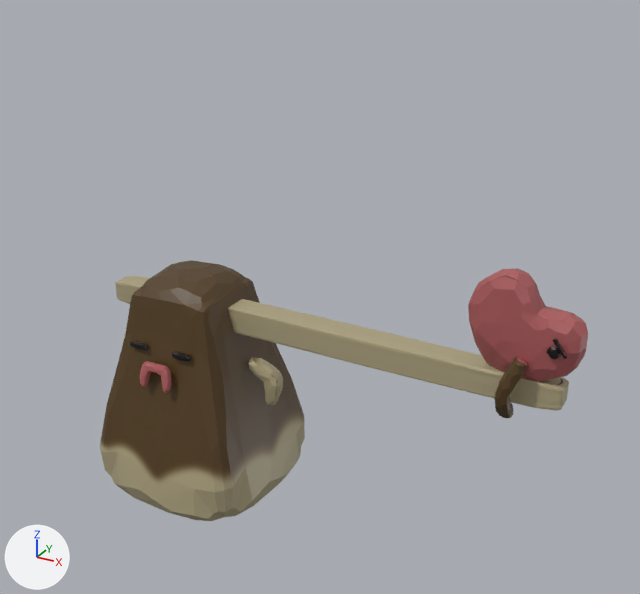
The OBJ model Resources/3d/Pestle/Pestle.obj: old version first, new version second.
Camera for both pictures: a 50 mm lens placed at (1.71, -6.14, 4.61), pointed at (-1.67, 0.0, 1.54). The lights are fixed; the arrows at lower left show +X, +Y and +Z. Where no turn or scale is listed for an object, it has been applied to the vertices.
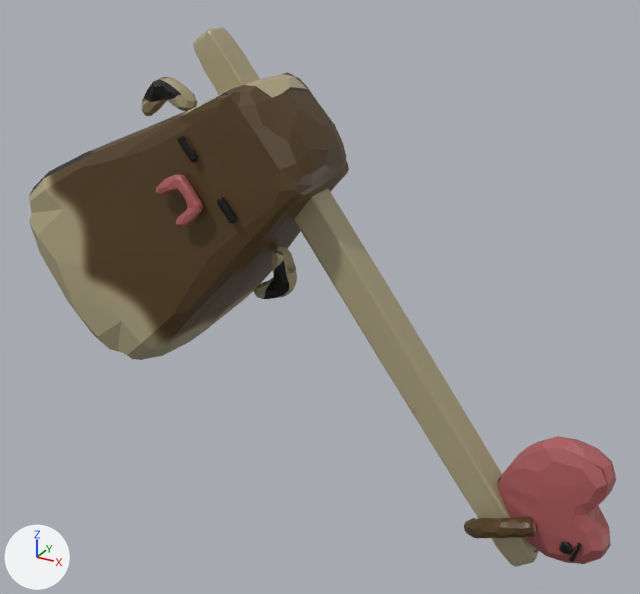
Diff of the bpy script that builds the scene:
```diff
--- a/Resources/3d/Pestle/Pestle.obj.py
+++ b/Resources/3d/Pestle/Pestle.obj.py
@@ me_cube @@
 # used by ob_cube; location = (0.0, 0.0, 0.0)
-me_cube.from_pydata(...)  # 1959 vertices, 1920 faces; spans x -3.9..0.61, y -0.87..0.81, z -0.74..2.13
+me_cube.from_pydata(...)  # 1959 vertices, 1920 faces; spans x -4.3..0.99, y -1.0..0.96, z -0.52..3.71
+# me_cube part 1: the loose piece of 326 vertices spanning x -3.8..-2.12, y -0.87..0.81, z -0.74..1.55 is turned 53.2 degrees about the y axis through its middle and scaled by 1.17, then moved by (0.17, 0.01, 1.83)
+# me_cube part 2: the loose piece of 326 vertices spanning x -3.9..0.49, y -0.13..0.12, z 1.05..1.3 is turned 53.2 degrees about the y axis through its middle and scaled by 1.17, then moved by (0.52, 0.01, 0.42)
+# me_cube part 3: the loose piece of 134 vertices spanning x -3.16..-2.83, y -0.72..-0.61, z 0.6..0.85 is turned 53.2 degrees about the y axis through its middle and scaled by 1.17, then moved by (0.48, -0.1, 1.77)
+# me_cube part 4: the loose piece of 158 vertices spanning x 0.0..0.23, y -0.31..-0.09, z 0.94..1.5 is turned 53.2 degrees about the y axis through its middle and scaled by 1.17, then moved by (0.01, -0.02, -1.3)
+# me_cube part 5: the loose piece of 38 vertices spanning x 0.35..0.45, y -0.2..-0.16, z 1.54..1.64 is turned 53.2 degrees about the y axis through its middle and scaled by 1.17, then moved by (0.28, -0.02, -1.68)
+# me_cube part 6: the loose piece of 86 vertices spanning x 0.39..0.51, y -0.19..-0.17, z 1.57..1.71 is turned 53.2 degrees about the y axis through its middle and scaled by 1.17, then moved by (0.31, -0.02, -1.73)
+# me_cube part 7: a new loose piece of 230 vertices spanning x 0.03..0.99, y -0.19..0.15, z -0.33..0.8, in mat_material (picture img_pestle_png)
+# me_cube part 8: a new loose piece of 86 vertices spanning x -2.58..-2.41, y -0.68..-0.61, z 2.78..2.98, in mat_material (picture img_pestle_png)
+# me_cube part 9: a new loose piece of 86 vertices spanning x -2.23..-2.06, y -0.68..-0.61, z 2.33..2.53, in mat_material (picture img_pestle_png)
+# me_cube part 10: a new loose piece of 86 vertices spanning x -3.45..-2.88, y -0.1..0.09, z 2.92..3.28, in mat_material (picture img_pestle_png)
+# me_cube part 11: a new loose piece of 86 vertices spanning x -2.31..-1.9, y -0.13..0.06, z 1.43..1.95, in mat_material (picture img_pestle_png)
+# me_cube part 12: 6 loose pieces with 732 vertices, spanning x -3.9..0.61, y -0.59..0.3, z 0.33..2.13, are deleted
 me_cube.materials.append(mat_material)
```

Location of each change, [x1, y1, x2, y2] in pixels of the pictures (640 x 594 px; the box of a moved part takes in the faces that stretch with it):
'Cube', reshaped (20% wider, 106% taller)
    before: [100, 260, 588, 521]
    after: [29, 27, 616, 567]
part 1 of me_cube, moved or reshaped
    before: [100, 260, 305, 521]
    after: [29, 72, 349, 360]
part 2 of me_cube, moved or reshaped
    before: [115, 276, 569, 410]
    after: [193, 27, 539, 567]
part 3 of me_cube, moved or reshaped
    before: [140, 361, 171, 393]
    after: [156, 175, 203, 227]
part 4 of me_cube, moved or reshaped
    before: [494, 357, 528, 418]
    after: [464, 517, 536, 538]
part 5 of me_cube, moved or reshaped
    before: [547, 347, 560, 359]
    after: [559, 542, 573, 555]
part 6 of me_cube, moved or reshaped
    before: [553, 339, 568, 359]
    after: [569, 543, 582, 562]
part 7 of me_cube, added (brown)
    after: [497, 436, 616, 564]
part 8 of me_cube, added
    after: [178, 136, 198, 162]
part 9 of me_cube, added
    after: [217, 197, 237, 223]
part 10 of me_cube, added
    after: [142, 77, 197, 116]
part 11 of me_cube, added
    after: [254, 246, 297, 299]
part 12 of me_cube, deleted (brown)
    before: [123, 268, 588, 405]
